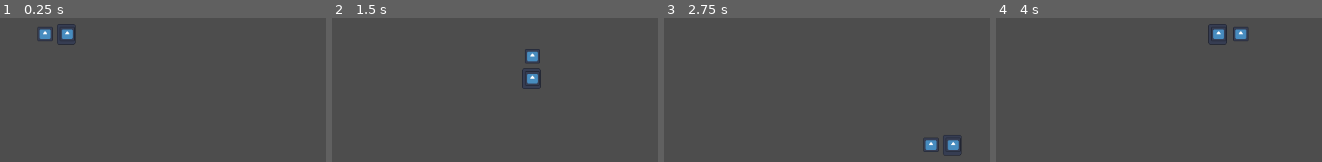
Above: before the commit, frames 1-4 (left to right).
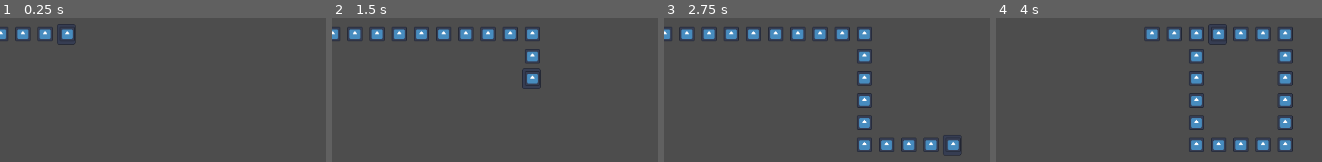
Above: after the commit, the same moments.

Repository: arrowira/MiniJam196Snake
Game: Godot game, scene res://main.tscn
Two runs of this game, one before a commit and one after it. Both use one fixed random seed, a clock stepped at 60 frames per second and the inputs below. The engine's default icon, where the game draws it, is replaced by a stand-in: a white triangle on a blue panel in a dark square.
Inputs:
- Up to frame 1 (0.25 s): no input
- Up to frame 2 (1.5 s): hold Right (p1right) 0.53-1.28 s; hold Down (p1down) from 1.28 s (still down)
- Up to frame 3 (2.75 s): release Down (p1down) at 2.03 s; hold Right (p1right) from 2.03 s (still down)
- Up to frame 4 (4 s): release Right (p1right) at 2.78 s; hold Up (p1up) 2.78-3.53 s; hold Left (p1left) from 3.53 s (still down)

The runs differ from the first frame. In frame 1, 0.5% of the frame differs, in the area x 0-10%, y 6-16%; in frame 2, 3.3%; in frame 3, 5.8%; in frame 4, 6.4%, in the area x 45-92%, y 6-94%.

Commit message:
fixedSnakeMovement

Diff:
--- a/minijam-196-proj/snakeManager.gd
+++ b/minijam-196-proj/snakeManager.gd
@@ -1,20 +1,25 @@
 extends Node2D
-var segments = 5
+var segments = 20
 var snakeSegments = []
-var snakeSegmentObjects
 var player1segment := preload("res://player_1_segment.tscn")
 func _ready() -> void:
 	for i in range(segments):
 		var newSegment := player1segment.instantiate()
-		newSegment.position = Vector2(0, 0)
+		var newSegmentPos := Vector2(-i*32,0)
+		newSegment.position = newSegmentPos
 		$segmentContainer.add_child(newSegment)
-		snakeSegments.append(Vector2(0,0))
+		snakeSegments.append(newSegmentPos)
+
 
 
 
 func updateSnake(headPosition: Vector2):
+	var newSnakeSegments = snakeSegments.duplicate(true)
 	for i in range(len(snakeSegments)-1):
-		snakeSegments[i+1]=snakeSegments[i]
-	snakeSegments[0] = headPosition
+		newSnakeSegments[i+1]=snakeSegments[i]
+
+	newSnakeSegments[0] = headPosition
 	for i in range(len($segmentContainer.get_children())):
-		$segmentContainer.get_children()[i].position = snakeSegments[i]
+		$segmentContainer.get_children()[i].position = newSnakeSegments[i]
+
+	snakeSegments = newSnakeSegments.duplicate(true)
